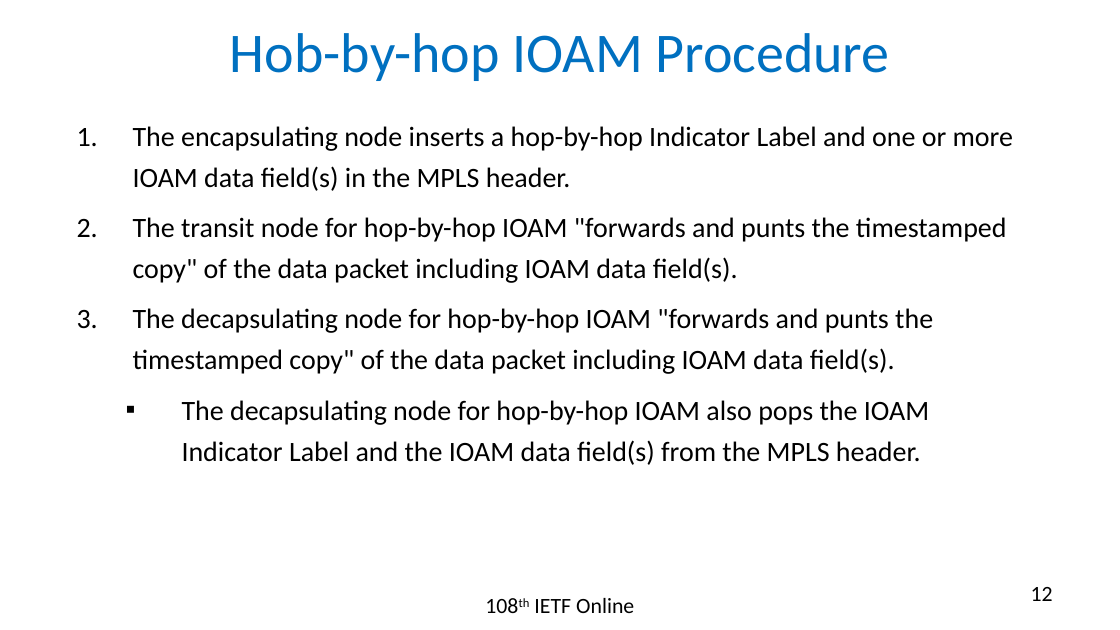
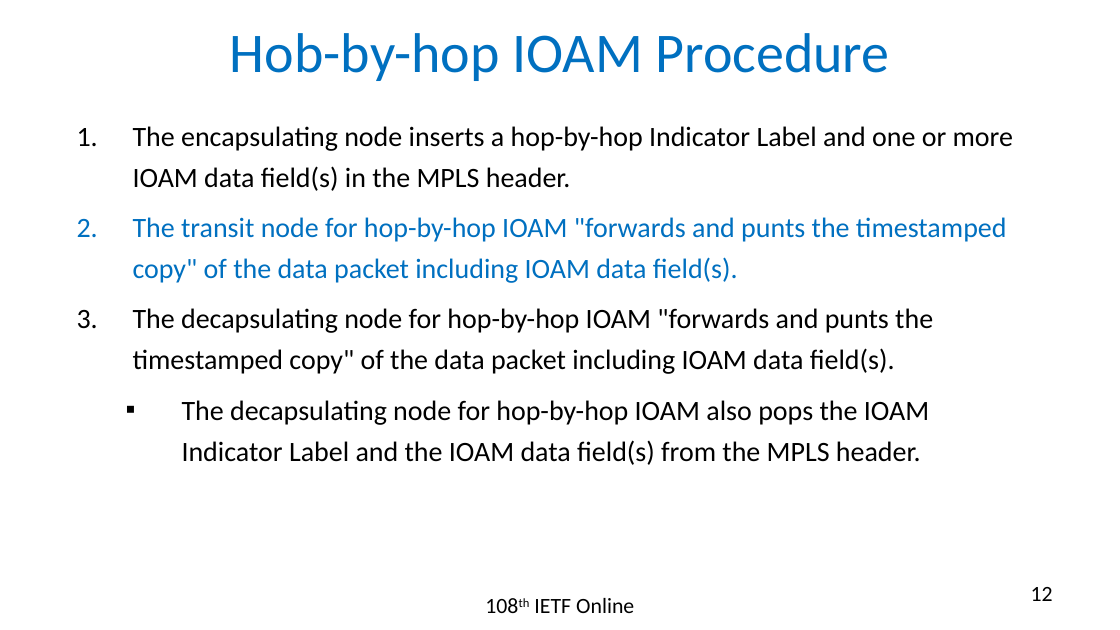
Before and after one commit to rakgandhi/ietf-slides, a slide deck: slide 12 of draft-gandhi-mpls-ioam-sr-02.pptx. Drawn at 1120x630 pixels with LibreOffice and Linux fonts; fonts in the diff are those of the drawing. Boxes give left, top, right and bottom in pixels: in the first picture for what was removed or moved away, otherwise in the second. Text is boxed around its words. In the diff, an @@ line names an element or a change of style, - is before the commit and + after.

```diff
--- a/draft-gandhi-mpls-ioam-sr-02.pptx
+++ b/draft-gandhi-mpls-ioam-sr-02.pptx
@@ text at [133, 217, 1007, 283]: text colour #000000 to #0070C0 in "The transit node for hop-by-hop IOAM "forwards ..." @@
```
Also in this commit, not shown: 4 other slides changed, 1 other file.
